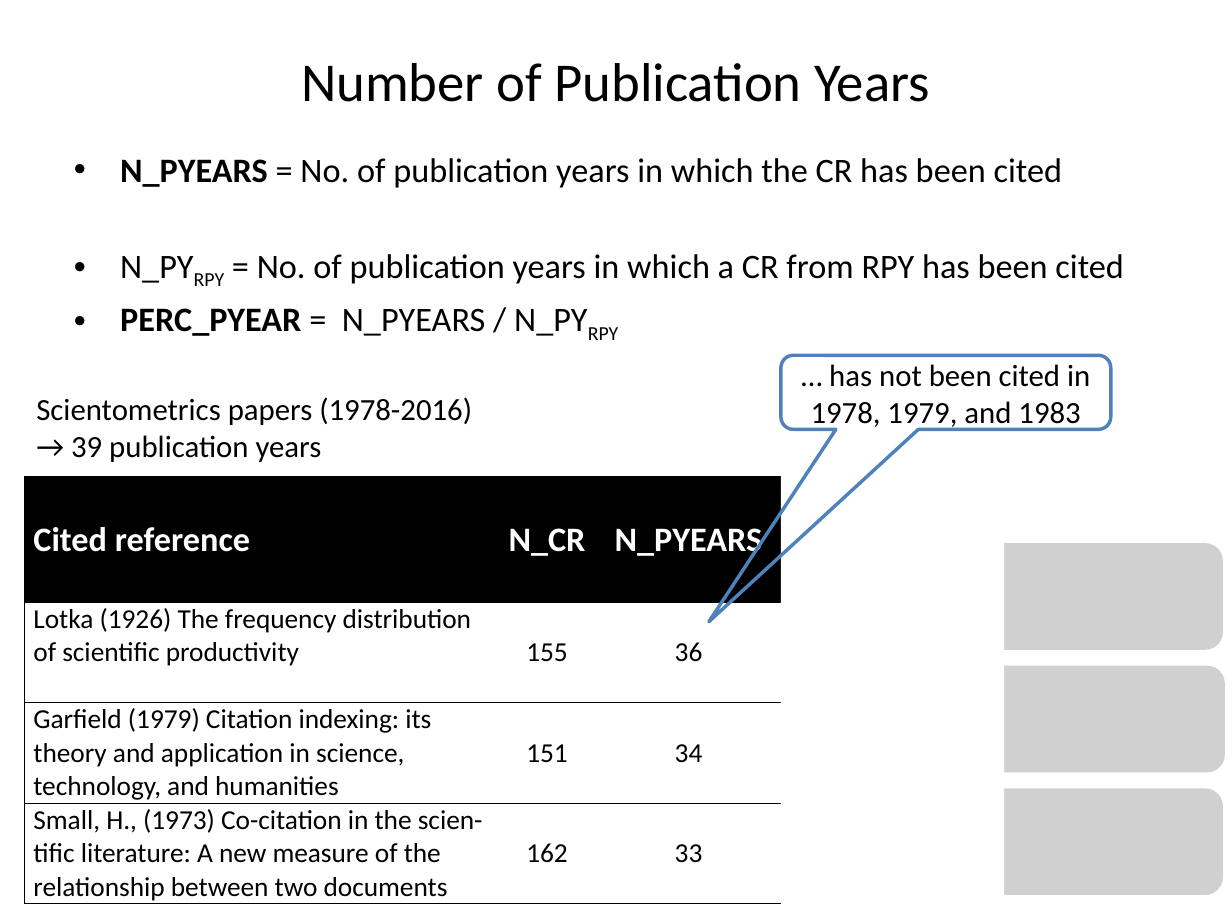
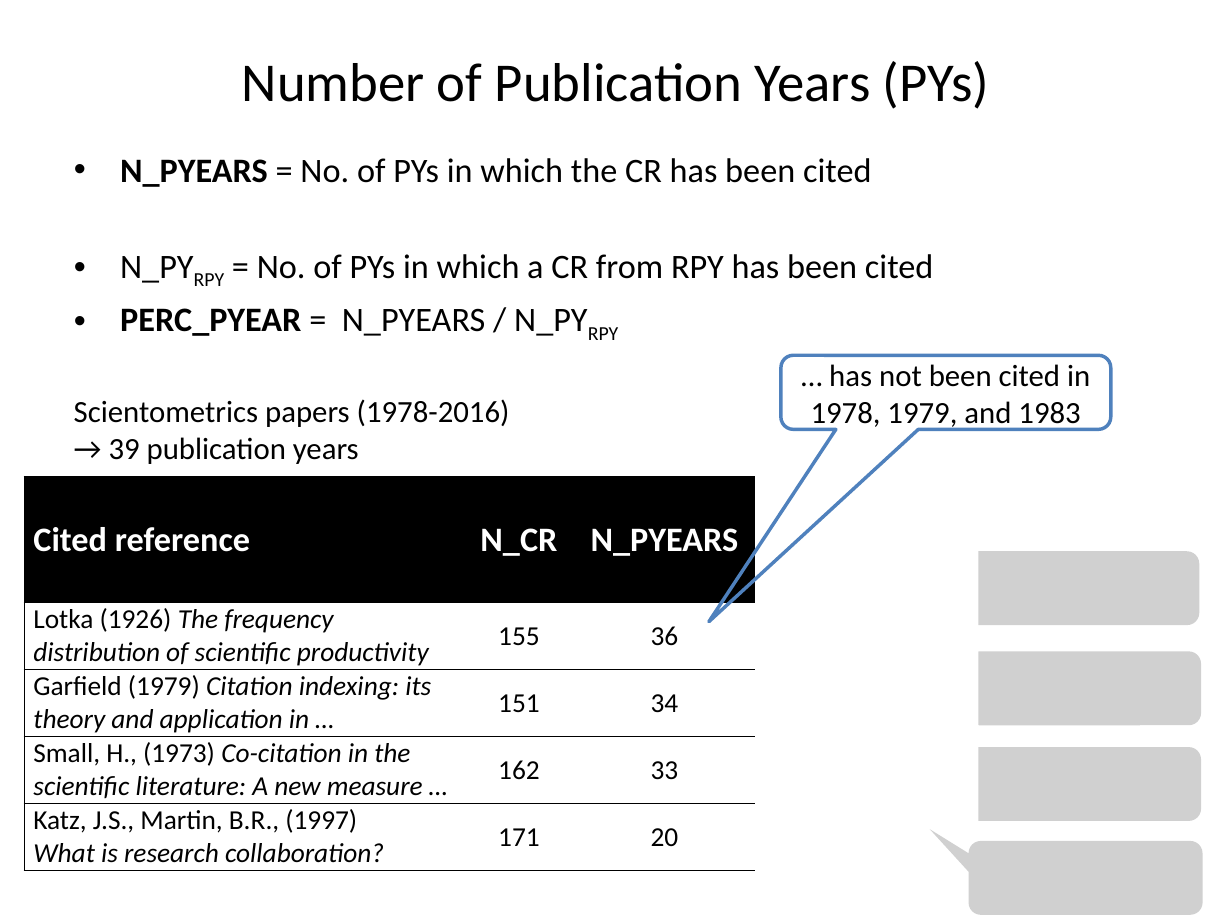
Before and after one commit to andreas-thor/cre, a slide deck: slide 10 of docs/slides/cre_overview.pptx (slide 9 before the commit). Drawn at 1232x924 pixels with LibreOffice and Linux fonts; fonts in the diff are those of the drawing; grey boxes stand for pictures. Boxes give left, top, right and bottom in pixels: in the first picture for what was removed or moved away, otherwise in the second. Text is boxed around its words. In the diff, an @@ line names an element or a change of style, - is before the commit and + after.

Commit message:
papers neu

```diff
--- a/docs/slides/cre_overview.pptx
+++ b/docs/slides/cre_overview.pptx
@@ title at (x1=242, y1=61, x2=989, y2=109): text changed @@
-Number of Publication Years
+Number of Publication Years (PYs)
@@ text at (x1=120, y1=158, x2=933, y2=283): text changed @@
-• N_PYEARS = No. of publication years in which the CR has been cited
-• N_PYRPY = No. of publication years in which a CR from RPY has been cited
+• N_PYEARS = No. of PYs in which the CR has been cited
+• N_PYRPY = No. of PYs in which a CR from RPY has been cited
@@ text "Scientometrics papers (1978-2016) → 39 ..." moved from (x1=36, y1=397, x2=472, y2=462) to (x1=74, y1=399, x2=510, y2=464) @@
@@ table at (x1=25, y1=477, x2=975, y2=867) @@
-row 3: Garfield (1979) Citation indexing: its theory and application in science, technology, and humanities | 151 | 34 | 91.89%
-row 4: Small, H., (1973) Co-citation in the scien-tific literature: A new measure of the relationship between two documents | 162 | 33 | 84.62%
+row 3: Garfield (1979) Citation indexing: its theory and application in … | 151 | 34 | 92%
+row 4: Small, H., (1973) Co-citation in the scientific literature: A new measure … | 162 | 33 | 85%
+row 5: Katz, J.S., Martin, B.R., (1997) What is research collaboration? | 171 | 20 | 100%
@@ table resized from (x1=25, y1=477, x2=993, y2=905) to (x1=25, y1=477, x2=975, y2=867) @@
@@ rectangle moved from (x1=781, y1=452, x2=1004, y2=918) to (x1=755, y1=456, x2=978, y2=922) @@
@@ picture resized from (x1=951, y1=543, x2=1222, y2=650) to (x1=965, y1=551, x2=1199, y2=625) @@
@@ picture resized from (x1=954, y1=665, x2=1225, y2=772) to (x1=967, y1=652, x2=1201, y2=726) @@
@@ picture added at (x1=967, y1=747, x2=1201, y2=821) @@
@@ picture removed at (x1=951, y1=788, x2=1222, y2=896) @@
@@ picture added at (x1=968, y1=841, x2=1202, y2=915) @@
```
Also in this commit, not shown: 2 other slides changed, 3 slides added, 1 slide removed.
